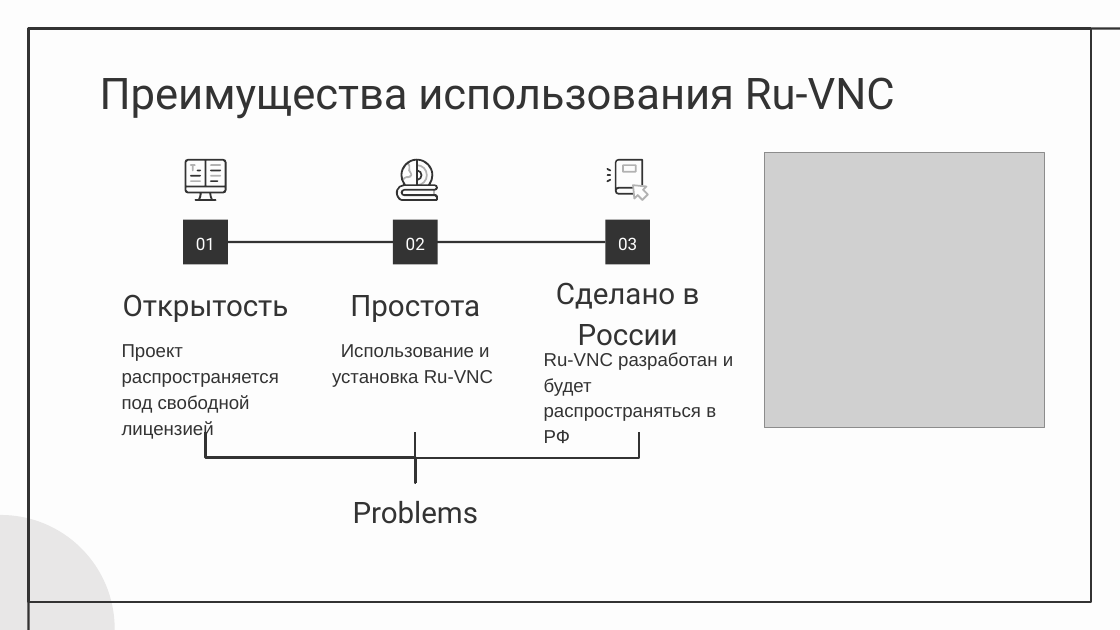
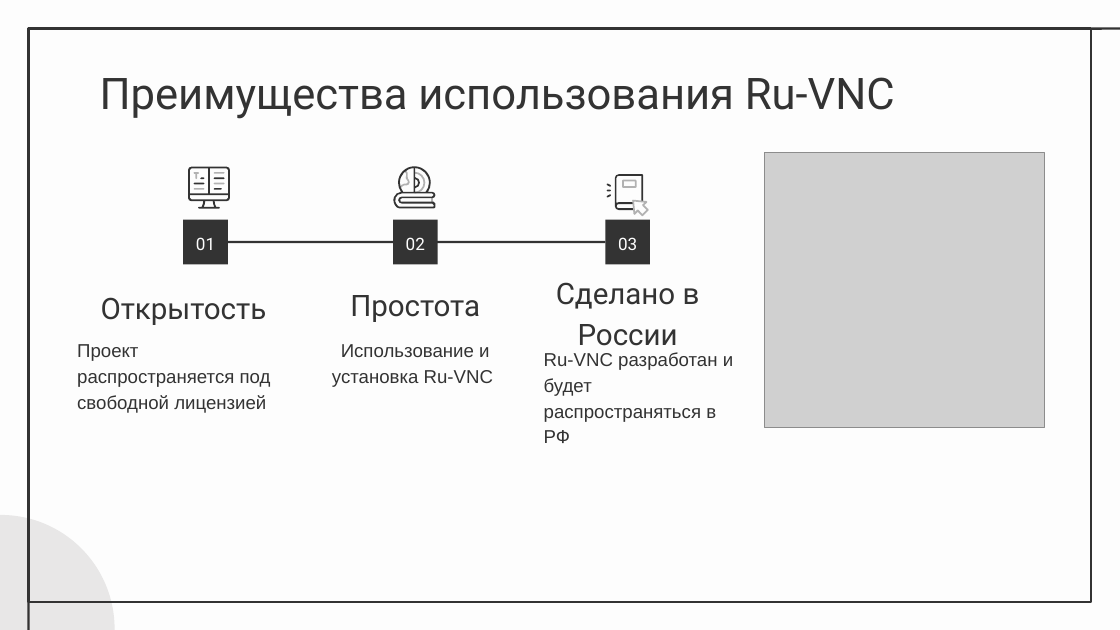
Before and after one commit to nearbyx000/Teacher-helper-utils, a slide deck: slide 9 of Преза.pptx. Drawn at 1120x630 pixels with LibreOffice and Linux fonts; fonts in the diff are those of the drawing; grey boxes stand for pictures. Boxes give left, top, right and bottom in pixels: in the first picture for what was removed or moved away, otherwise in the second. Text is boxed around its words. In the diff, an @@ line names an element or a change of style, - is before the commit and + after.

```diff
--- a/Преза.pptx
+++ b/Преза.pptx
@@ freeform shape: place and size @@
-freeform shape at box(190, 165, 196, 171)
+freeform shape at box(194, 172, 199, 179)
@@ freeform shape at box(214, 172, 225, 175): outline redrawn @@
@@ freeform shape: place and size @@
-freeform shape at box(393, 159, 439, 202)
+freeform shape at box(390, 166, 436, 208)
@@ freeform shape: place and size @@
-freeform shape at box(402, 162, 412, 181)
+freeform shape at box(400, 170, 410, 188)
@@ freeform shape: place and size @@
-freeform shape at box(417, 165, 428, 186)
+freeform shape at box(414, 171, 426, 193)
@@ 4 freeform shapes: place and size @@
-4 freeform shapes at box(607, 159, 648, 202)
+4 freeform shapes at box(607, 175, 648, 216)
@@ 6 freeform shapes: place and size @@
-6 freeform shapes at box(185, 159, 227, 202)
+6 freeform shapes at box(188, 167, 230, 208)
@@ freeform shape: place and size @@
-freeform shape at box(211, 165, 222, 167)
+freeform shape at box(214, 183, 225, 184)
@@ freeform shape: place and size @@
-freeform shape at box(433, 190, 436, 196)
+freeform shape at box(431, 197, 432, 203)
@@ freeform shape: place and size @@
-freeform shape at box(607, 179, 612, 183)
+freeform shape at box(607, 184, 612, 187)
@@ freeform shape: place and size @@
-freeform shape at box(607, 168, 612, 171)
+freeform shape at box(607, 195, 612, 198)
@@ text "Открытость": place and size @@
-text "Открытость" at box(123, 294, 289, 322)
+text "Открытость" at box(101, 297, 267, 325)
@@ text "Проект распространяется под свободной лицензией" rewrapped from box(122, 344, 279, 439) to box(77, 344, 271, 413) @@
@@ elbow line removed from (206, 432) to (416, 483) @@
@@ elbow line removed from (416, 432) to (416, 483) @@
@@ elbow line removed from (638, 432) to (416, 483) @@
@@ text removed at box(353, 501, 479, 524) @@
-Problems
```
Also in this commit, not shown: 4 other slides changed, 2 slides added, 2 slides removed.
